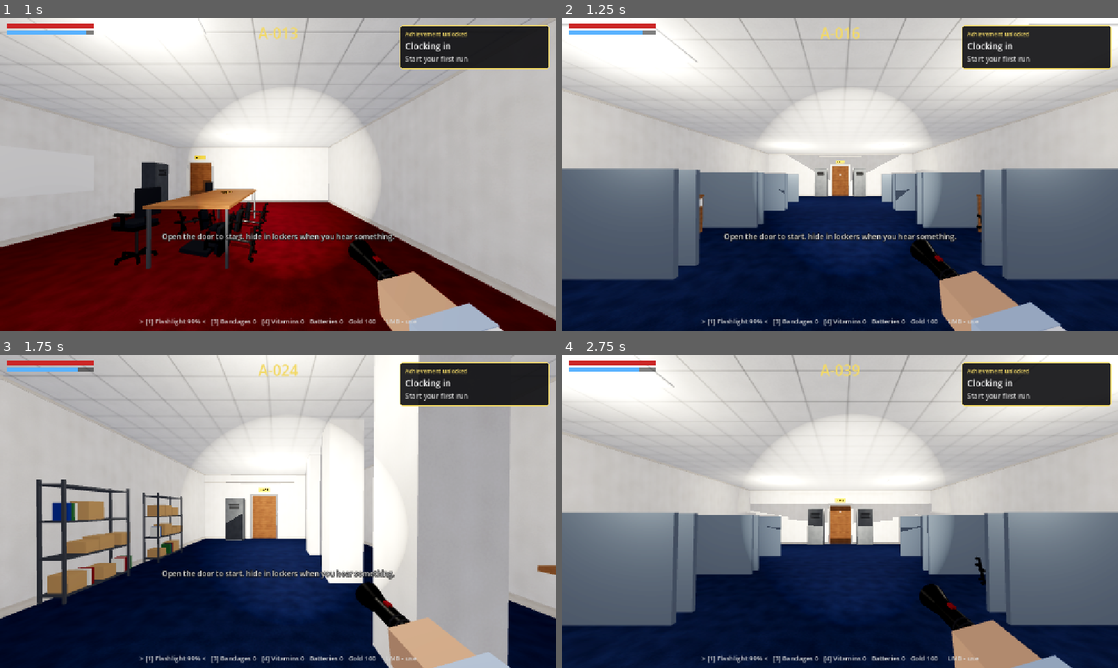
Above: before the commit, frames 1-4 (two rows, left to right).
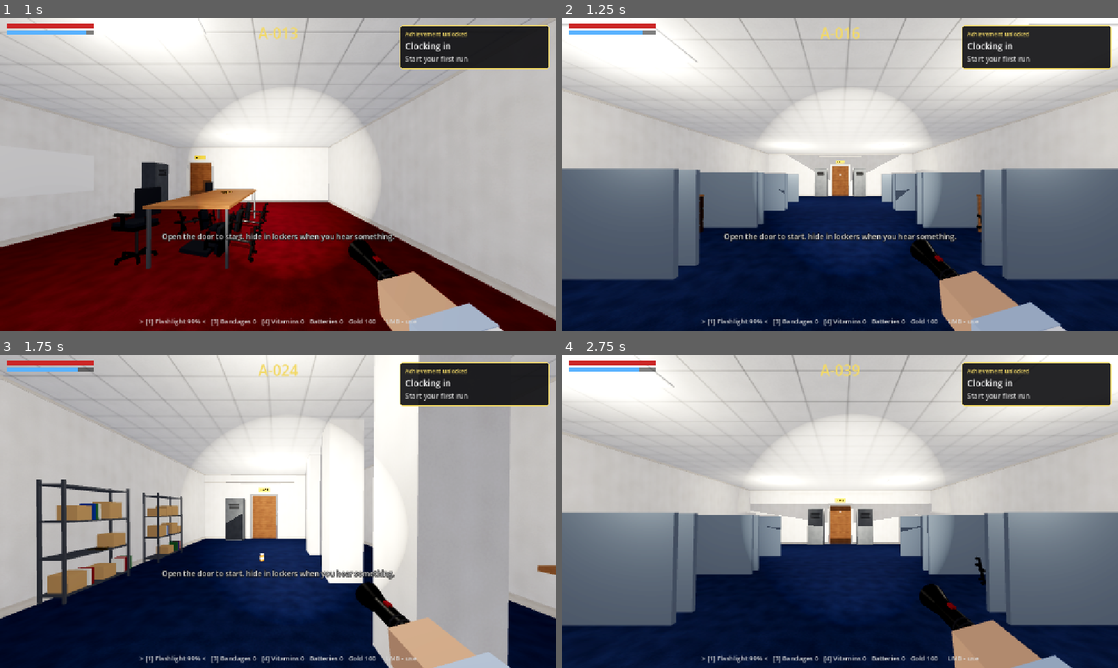
Above: after the commit, the same moments.

Repository: jhu7600codes/dir-projects
Game: Godot game, scene res://tests/smoke_test.tscn
The game is run twice, just before and just after one commit, with the same random seed, the same clock (stepped at 60 frames per second) and the same inputs. This scene is started directly instead of the project's main scene.
Inputs (mouse positions are in pixels of both pictures, inside the frame that each line leads up to):
- Up to frame 1 (1 s): tap Enter at 0.5 s; move the mouse to (305, 174) at 0.52 s; hold W (move_forward) from 0.53 s (still down); hold Shift (sprint) from 0.53 s (still down); click (305, 174) at 0.67 s; tap Space (jump) at 0.77 s
- Up to frame 2 (1.25 s): keep holding W (move_forward); keep holding Shift (sprint)
- Up to frame 3 (1.75 s): keep holding W (move_forward); move the mouse to (250, 511) at 1.27 s; release Shift (sprint) at 1.28 s; tap C (crouch) at 1.35 s; tap Space (jump) at 1.52 s; tap Shift (sprint) at 1.55 s
- Up to frame 4 (2.75 s): keep holding W (move_forward); move the mouse to (851, 505) at 2.02 s; hold E (interact) from 2.03 s (still down); tap Shift (sprint) at 2.3 s

Frame 1 is identical in both runs. In frame 2, 0.1% of the frame differs, in the area x 24-26%, y 56-69%; in frame 3, 1.3%, in the area x 9-48%, y 46-66%; in frame 4, less than 0.1%.

Commit message:
Real desk drawers with nameplates, fair a-120 timing, gold on shelves
Desks get three drawers with handles (the top one opens) and a nameplate
that says Worker, rarely Julian. Their static parts are merged into the
room mesh. A-120 now waits long enough to sprint to the nearest locker,
which matters in the cubicle room. Storage room loot sits on a shelf
board instead of floating between shelves.

Co-Authored-By: Claude Opus 5.5 <noreply@anthropic.com>
Claude-Session: https://claude.ai/code/session_0199qGiBZCTPzV4D1wckxNrd

Diff:
--- a/rooms/scripts/entities/a120.gd
+++ b/rooms/scripts/entities/a120.gd
@@ -26,9 +26,23 @@
 	place(false)
 	setup_look("a120_face", Color(0.85, 0.85, 1.0), 2.4)
 	set_visible_body(false)
-	after(2.5, func():
+	after(_head_start(), func():
 		set_visible_body(true)
 		moving = true)
+
+
+## seconds before it starts moving: enough to sprint to the nearest free locker
+## (in the cubicle room they're all the way at the far end) and get inside
+func _head_start() -> float:
+	var p: Player = Game.player
+	var best := INF
+	for r in generator.rooms:
+		for lk in r.lockers:
+			if is_instance_valid(lk) and not lk.occupied:
+				best = minf(best, p.global_position.distance_to(lk.global_position))
+	if best == INF:
+		return 2.5
+	return clampf(best / Player.SPRINT + 2.0, 2.5, 6.0)
 
 
 func _process(delta: float) -> void:
--- a/rooms/scripts/world/drawer.gd
+++ b/rooms/scripts/world/drawer.gd
@@ -5,10 +5,17 @@
 
 var loot_seed := 0
 var _opened := false
-var _drawer: MeshInstance3D
+var _drawer: Node3D
+var _static: Node3D
+const FRONT_Z := 0.335  # front face of the pedestal
 
 
-func _ready() -> void:
+## called by the room right after loot_seed is set, before the room merges its static meshes.
+## everything that never moves goes under _static so the merge picks it up
+func build() -> void:
+	_static = Node3D.new()
+	_static.name = "Static"
+	add_child(_static)
 	var body := StaticBody3D.new()
 	body.collision_mask = 0
 	add_child(body)
@@ -20,27 +27,69 @@
 	body.add_child(cs)
 	var m := Assets.model("desk")
 	if m:
-		add_child(m)
+		_static.add_child(m)
 	else:
 		var h := Props.TABLE_H
-		_mesh(Vector3(1.4, 0.05, 0.7), Vector3(0, h - 0.025, 0), Mats.get_mat("wood"))
-		_mesh(Vector3(0.05, h - 0.05, 0.66), Vector3(-0.66, (h - 0.05) / 2, 0), Mats.get_mat("wood"))
-		_mesh(Vector3(0.45, h - 0.05, 0.66), Vector3(0.45, (h - 0.05) / 2, 0), Mats.get_mat("wood"))
-	_drawer = _mesh(Vector3(0.4, 0.2, 0.6), Vector3(0.45, Props.TABLE_H - 0.2, 0.04), Mats.get_mat("plastic"))
+		_mesh(Vector3(1.4, 0.05, 0.7), Vector3(0, h - 0.025, 0), Mats.get_mat("wood"), _static)
+		_mesh(Vector3(0.05, h - 0.05, 0.66), Vector3(-0.66, (h - 0.05) / 2, 0), Mats.get_mat("wood"), _static)
+		_mesh(Vector3(0.45, h - 0.05, 0.66), Vector3(0.45, (h - 0.05) / 2, 0), Mats.get_mat("wood"), _static)
+	_build_drawers()
+	_nameplate()
 	var it := Interactable.make(Vector3(0.6, 0.4, 0.4), "open drawer")
 	it.position = Vector3(0.45, Props.TABLE_H - 0.2, 0.4)
 	it.used.connect(_open.bind(it))
 	add_child(it)
 
 
-func _mesh(size: Vector3, pos: Vector3, mat: Material) -> MeshInstance3D:
+## three drawers stacked in the pedestal, each with a dark gap and a metal handle.
+## only the top one opens.
+func _build_drawers() -> void:
+	var h := Props.TABLE_H - 0.05
+	var dh := h / 3.0
+	for i in 3:
+		var y := h - dh * (i + 0.5)
+		var d := Node3D.new()
+		d.position = Vector3(0.45, y, FRONT_Z)
+		(self if i == 0 else _static).add_child(d)
+		_mesh(Vector3(0.43, dh - 0.005, 0.01), Vector3(0, 0, -0.004), Mats.get_mat("dark"), d)  # gap around the front
+		_mesh(Vector3(0.41, dh - 0.03, 0.025), Vector3(0, 0, 0.012), Mats.get_mat("wood_dark"), d)
+		_mesh(Vector3(0.16, 0.022, 0.022), Vector3(0, dh * 0.18, 0.04), Mats.get_mat("metal"), d)
+		for sx in [-0.07, 0.07]:
+			_mesh(Vector3(0.015, 0.015, 0.03), Vector3(sx, dh * 0.18, 0.025), Mats.get_mat("metal"), d)
+		if i == 0:
+			# the tray behind the front, hidden in the pedestal until it slides out
+			_mesh(Vector3(0.38, dh - 0.05, 0.5), Vector3(0, -0.01, -0.25), Mats.get_mat("wood_dark"), d)
+			_mesh(Vector3(0.34, 0.01, 0.46), Vector3(0, dh * 0.5 - 0.035, -0.25), Mats.get_mat("dark"), d)
+			_drawer = d
+
+
+## a little name sign on the desk. it almost always says worker.
+func _nameplate() -> void:
+	var rng := RandomNumberGenerator.new()
+	rng.seed = loot_seed + 77
+	var plate := Node3D.new()
+	plate.position = Vector3(-0.3, Props.TABLE_H, 0.22)
+	plate.rotation.x = -0.35
+	_static.add_child(plate)
+	_mesh(Vector3(0.26, 0.07, 0.015), Vector3(0, 0.035, 0), Mats.get_mat("dark"), plate)
+	var l := Label3D.new()
+	l.text = "Julian" if rng.randf() < 0.04 else "Worker"
+	l.font_size = 40
+	l.pixel_size = 0.0012
+	l.modulate = Color(0.9, 0.8, 0.45)
+	l.outline_size = 0
+	l.position = Vector3(0, 0.035, 0.009)
+	plate.add_child(l)
+
+
+func _mesh(size: Vector3, pos: Vector3, mat: Material, parent: Node = null) -> MeshInstance3D:
 	var mi := MeshInstance3D.new()
 	var bm := BoxMesh.new()
 	bm.size = size
 	mi.mesh = bm
 	mi.material_override = mat
 	mi.position = pos
-	add_child(mi)
+	(parent if parent else self).add_child(mi)
 	return mi
 
 
@@ -49,7 +98,7 @@
 		return
 	_opened = true
 	it.queue_free()
-	create_tween().tween_property(_drawer, "position:z", 0.4, 0.25)
+	create_tween().tween_property(_drawer, "position:z", FRONT_Z + 0.38, 0.25)
 	var rng := RandomNumberGenerator.new()
 	rng.seed = loot_seed
 	var r := rng.randf()
--- a/rooms/scripts/world/prop_models.gd
+++ b/rooms/scripts/world/prop_models.gd
@@ -181,7 +181,8 @@
 
 
 ## metal shelf with uprights, 4 boards and some boxes / binders on it
-static func shelf(rng: RandomNumberGenerator) -> Node3D:
+## clear_spot: leaves the middle of the second board empty so loot can sit there
+static func shelf(rng: RandomNumberGenerator, clear_spot := false) -> Node3D:
 	var root := Node3D.new()
 	var metal := _mat("shelf_metal", Color(0.5, 0.52, 0.55), 0.45, 0.6)
 	for sx in [-0.68, 0.68]:
@@ -195,7 +196,7 @@
 			continue
 		var x := -0.6
 		while x < 0.55:
-			if rng.randf() < 0.3:
+			if rng.randf() < 0.3 or (clear_spot and i == 1 and x > -0.45 and x < 0.25):
 				x += 0.15
 				continue
 			if rng.randf() < 0.5:
--- a/rooms/scripts/world/props.gd
+++ b/rooms/scripts/world/props.gd
@@ -71,9 +71,9 @@
 	room.box(Vector3(2.0, 0.6, 0.22), pos + b * Vector3(0, 0.8, -0.33), Mats.get_mat("fabric"), true, yaw).visible = false
 
 
-static func shelf(room: RoomBase, pos: Vector3, yaw := 0.0) -> void:
+static func shelf(room: RoomBase, pos: Vector3, yaw := 0.0, clear_spot := false) -> void:
 	if not _model(room, "shelf", pos, yaw):
-		var s := PropModels.shelf(room.rng)
+		var s := PropModels.shelf(room.rng, clear_spot)
 		s.position = pos
 		s.rotation.y = yaw
 		room.add_child(s)
--- a/rooms/scripts/world/room_base.gd
+++ b/rooms/scripts/world/room_base.gd
@@ -87,6 +87,12 @@
 
 func _collect_static(node: Node, xf: Transform3D, groups: Dictionary, to_free: Array[Node]) -> void:
 	for c in node.get_children():
+		# desks: only the parts that never move get merged
+		if c is Drawer:
+			var s: Node = c.get_node_or_null("Static")
+			if s:
+				_collect_static(s, xf * (c as Node3D).transform * (s as Node3D).transform, groups, to_free)
+			continue
 		# these move, get picked up or are interactive: keep them as they are
 		if c is Door or c is Locker or c is Drawer or c is Pickup or c is ExitDoor or c is ShopStand or c is Label3D or c is Light3D or c is StaticBody3D or c is Area3D:
 			continue
@@ -385,6 +391,7 @@
 	d.position = pos
 	d.rotation.y = yaw
 	d.loot_seed = rng.randi()
+	d.build()
 	add_child(d)
 
 
--- a/rooms/scripts/world/rooms/room_storage.gd
+++ b/rooms/scripts/world/rooms/room_storage.gd
@@ -12,7 +12,7 @@
 	for i in 3:
 		Props.pillar(self, Vector3(-1.4, 0, 3.0 + i * 2.6), 3.4)
 	for i in 3:
-		Props.shelf(self, Vector3(w / 2 - 0.35, 0, 2.5 + i * 2.5), -PI / 2)
+		Props.shelf(self, Vector3(w / 2 - 0.35, 0, 2.5 + i * 2.5), -PI / 2, i == 1)
 	# upside down tables on the right, stacked on the left
 	for i in 2:
 		var t := Node3D.new()
@@ -25,5 +25,5 @@
 	var lz := length - 0.45 if near_exit else 0.45
 	add_locker(Vector3(-w / 2 + 1.2, 0, lz), PI if near_exit else 0.0)
 	add_locker(Vector3(w / 2 - 1.8, 0, lz), PI if near_exit else 0.0)
-	scatter_loot([Vector3(w / 2 - 0.35, 1.2, 4.0), Vector3(0.5, 0, length * 0.6)])
+	scatter_loot([Vector3(w / 2 - 0.5, 0.735, 5.0), Vector3(0.5, 0, length * 0.6)])
 	make_path([Vector3(0.4, 0, length * 0.3), Vector3(0.4, 0, length * 0.75)])
Not shown, changed: rooms/export_presets.cfg
